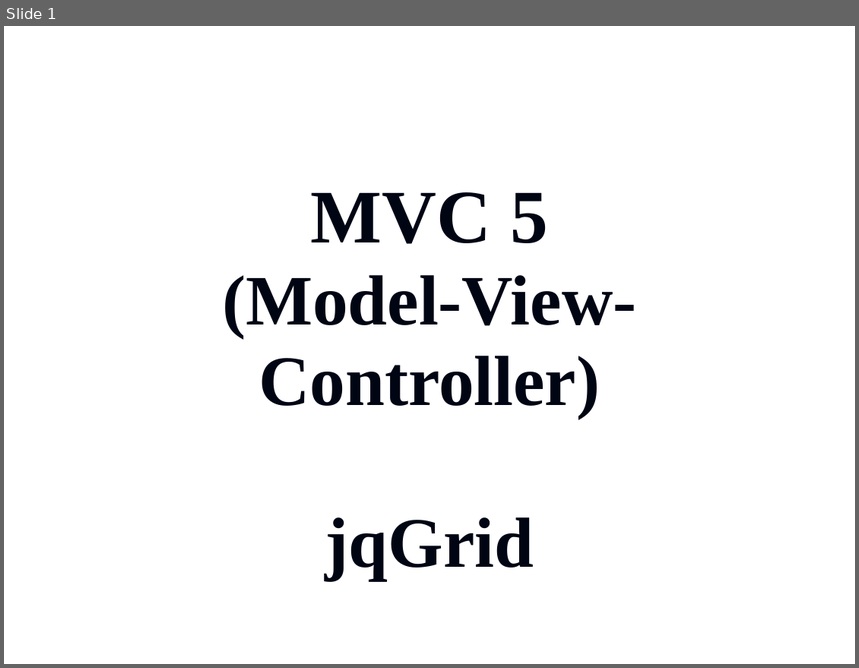
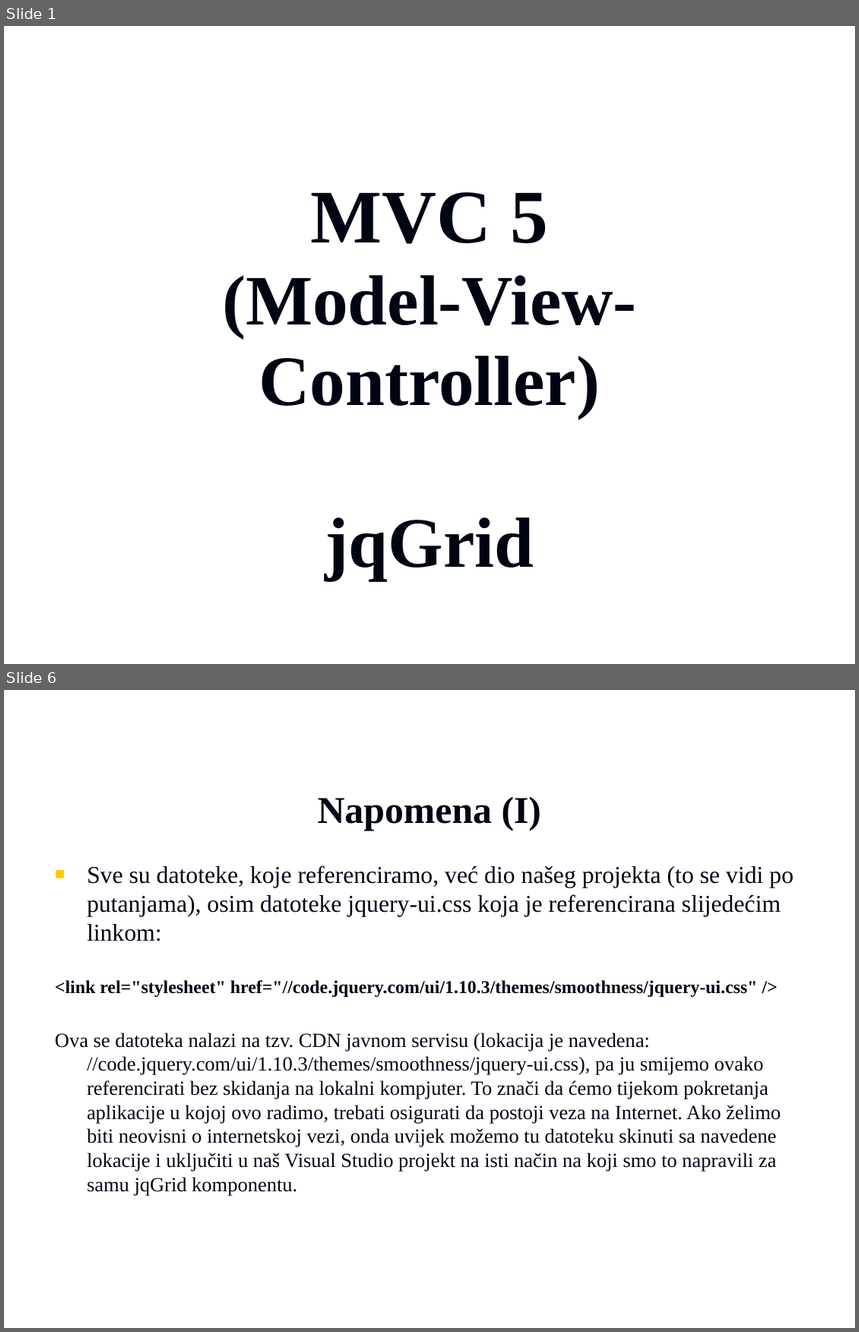
Before and after one commit to vzdesic/PZI, a slide deck: PPTs/18 MVC jqgrid.ppt. Shown one above the other, each under a label of ours: slide 1 before the commit, slides 1 and 6 after it; the slides between them are not shown. The pictures are 859x668 and 859x1332 pixels, drawn with LibreOffice and Linux fonts; fonts in the diff are those of the drawing; background and template pictures are left out. Boxes give left, top, right and bottom in pixels: in the first picture for what was removed or moved away, otherwise in the second. Text is boxed around its words. In the diff, an @@ line names an element or a change of style, - is before the commit and + after.

```diff
--- a/PPTs/18 MVC jqgrid.ppt
+++ b/PPTs/18 MVC jqgrid.ppt
@@ slide 6 added at [4,690,855,1328], background picture (left out) @@
@@ title added at [318,796,542,831], 32 pt, text #000514, bold @@
+Napomena (I)
@@ text added at [55,866,794,1196], 17 pt, text #000514 @@
+■ Sve su datoteke, koje referenciramo, već dio našeg projekta (to se vidi po putanjama), osim datoteke jquery-ui.css koja je referencirana slijedećim linkom:
+<link rel="stylesheet" href="//code.jquery.com/ui/1.10.3/themes/smoothness/jquery-ui.css" />
+Ova se datoteka nalazi na tzv. CDN javnom servisu (lokacija je navedena: //code.jquery.com/ui/1.10.3/themes/smoothness/jquery-ui.css), pa ju smijemo ovako referencirati bez skidanja na lokalni kompjuter. To znači da ćemo tijekom pokretanja aplikacije u kojoj ovo radimo, trebati osigurati da postoji veza na Internet. Ako želimo biti neovisni o internetskoj vezi, onda uvijek možemo tu datoteku skinuti sa navedene lokacije i uključiti u naš Visual Studio projekt na isti način na koji smo to napravili za samu jqGrid komponentu.
```
Also in this commit, not shown: 9 other slides added, 1 slide removed, 7 other files.
